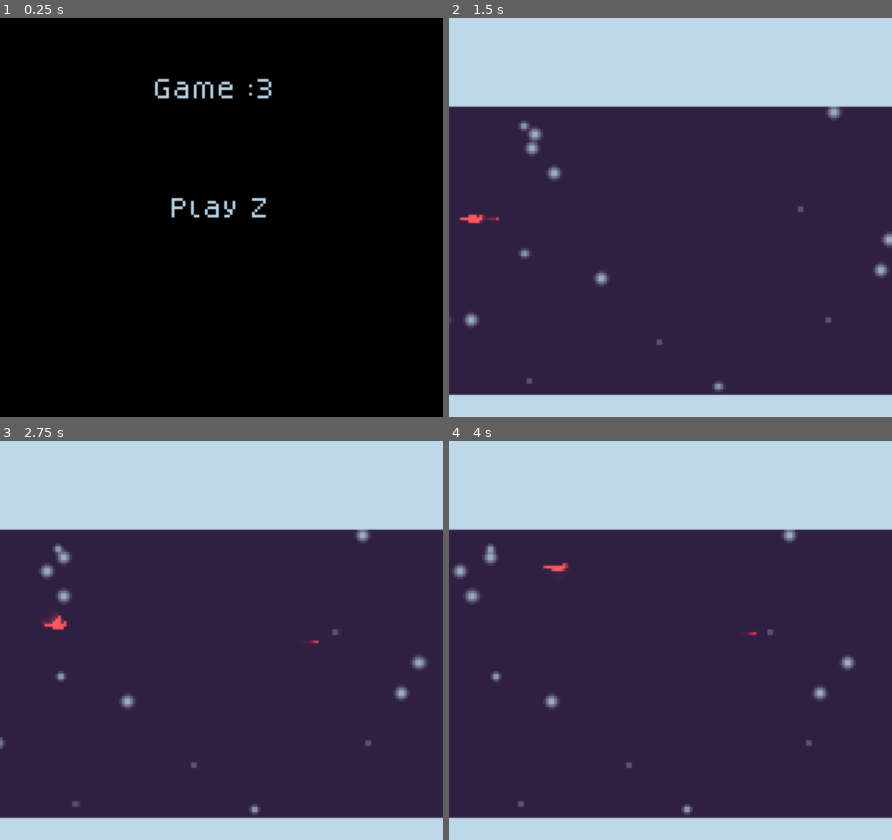
Above: before the commit, frames 1-4 (two rows, left to right).
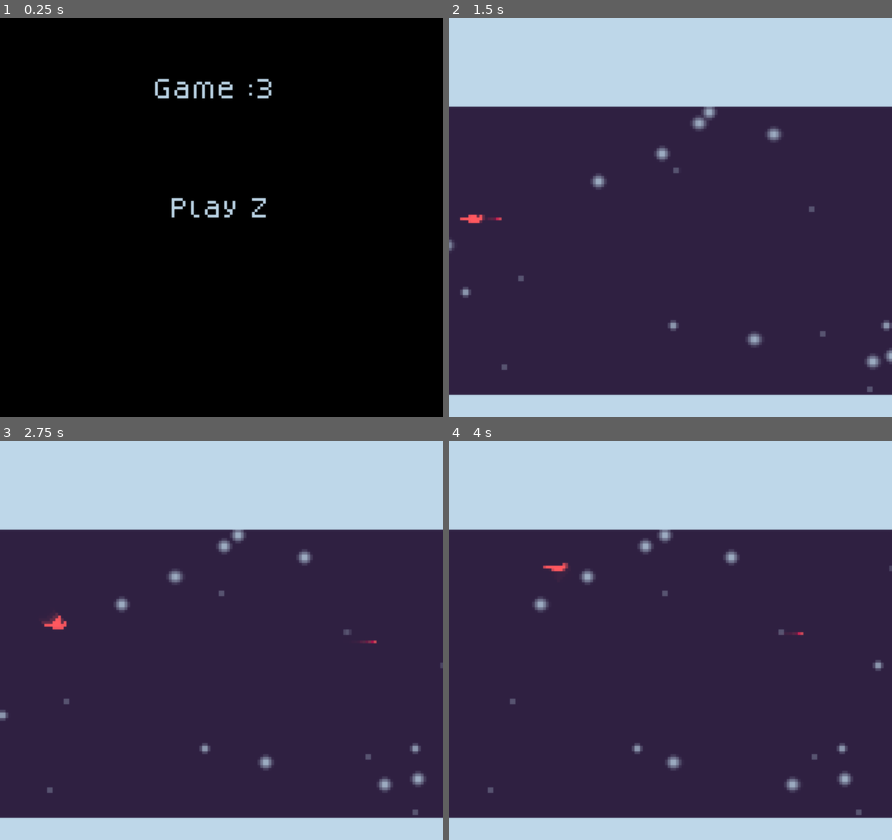
Above: after the commit, the same moments.

Repository: SmallConfusion/Redbird
Game: Godot game, scene res://main.tscn
Same seed, same stepped clock (60 frames per second), same inputs: the game is played once before the commit and once after it. Sound files missing from this copy of the repository are replaced by a short silence.
Inputs:
- Up to frame 1 (0.25 s): no input
- Up to frame 2 (1.5 s): tap Enter at 0.5 s; hold Right (Right) 0.53-1.28 s; hold Down (Fall) 0.53-1.28 s; tap Up (Flap) at 0.77, 1.07 s; tap Space at 1.25 s; hold Left (Left) from 1.28 s (still down); tap Z (Fire) at 1.35 s
- Up to frame 3 (2.75 s): tap Up (Flap) at 1.52, 1.82 s; release Left (Left) at 2.03 s; hold Right (Right) from 2.03 s (still down); hold Down (Fall) from 2.03 s (still down)
- Up to frame 4 (4 s): release Down (Fall) at 2.78 s; tap Z (Fire) at 2.85 s; tap Up (Flap) at 3.02, 3.32, 3.77 s; release Right (Right) at 3.53 s; hold Left (Left) from 3.53 s (still down); hold Down (Fall) from 3.53 s (still down)

The runs differ from the first frame. In frame 2, 1.9% of the frame differs, in the area x 0-100%, y 22-94%; in frame 3, 1.9%; in frame 4, 1.9%.

Commit message:
tweaked things and fixed warnings

Diff:
--- a/debug/big_viewport.gd
+++ b/debug/big_viewport.gd
@@ -5,7 +5,7 @@
 	world_2d = %SubViewport.world_2d
 
 
-func _process(delta):
+func _process(_delta):
 	var cameras = get_tree().get_nodes_in_group("camera")
 
 	if cameras:
--- a/debug/fps_display.gd
+++ b/debug/fps_display.gd
@@ -1,4 +1,4 @@
 extends Label
 
-func _process(delta):
+func _process(_delta):
 	text = "FPS: " + str(Engine.get_frames_per_second())
--- a/game/Player/player.gd
+++ b/game/Player/player.gd
@@ -104,7 +104,7 @@
 
 	_flap(delta)
 
-	accel.x = 0 if is_dead else Input.get_axis("Left", "Right") * horizontal_accel
+	accel.x = 0.0 if is_dead else Input.get_axis("Left", "Right") * horizontal_accel
 
 
 func _apply_velocity():
--- a/game/bullet/bullet.tscn
+++ b/game/bullet/bullet.tscn
@@ -9,7 +9,7 @@
 
 [node name="Bullet" type="Node2D"]
 script = ExtResource("1_yu2ew")
-speed = 1.5
+speed = 1.75
 
 [node name="Sprite2D" type="Sprite2D" parent="."]
 texture = ExtResource("2_fyl01")
--- a/game/hole/hole.tscn
+++ b/game/hole/hole.tscn
@@ -1,13 +1,57 @@
-[gd_scene load_steps=4 format=3 uid="uid://bmr51txifyigr"]
+[gd_scene load_steps=11 format=3 uid="uid://bmr51txifyigr"]
 
 [ext_resource type="Texture2D" uid="uid://bidr6q42puprw" path="res://game/hole/hole.png" id="1_0aeqx"]
 [ext_resource type="Script" path="res://game/hurtbox.gd" id="2_p4xl3"]
+
+[sub_resource type="Gradient" id="Gradient_meey5"]
+interpolation_mode = 2
+offsets = PackedFloat32Array(0, 0.34, 0.685, 1)
+colors = PackedColorArray(1, 1, 1, 0, 0.745098, 0.843137, 0.913725, 1, 0.745098, 0.843137, 0.913725, 1, 0.745098, 0.843137, 0.913725, 0)
+
+[sub_resource type="GradientTexture1D" id="GradientTexture1D_7krxh"]
+gradient = SubResource("Gradient_meey5")
+
+[sub_resource type="Curve" id="Curve_pka2c"]
+max_value = 10.0
+_data = [Vector2(0, 2.52747), 0.0, 0.0, 0, 0, Vector2(1, 8.9011), 0.0, 0.0, 0, 0]
+point_count = 2
+
+[sub_resource type="CurveTexture" id="CurveTexture_jij68"]
+curve = SubResource("Curve_pka2c")
+
+[sub_resource type="Curve" id="Curve_s1agf"]
+max_value = 10.0
+_data = [Vector2(0, 10), 0.0, 0.0, 0, 0, Vector2(1, 0), 0.0, 0.0, 0, 0]
+point_count = 2
+
+[sub_resource type="CurveTexture" id="CurveTexture_0mepa"]
+curve = SubResource("Curve_s1agf")
+
+[sub_resource type="ParticleProcessMaterial" id="ParticleProcessMaterial_owrye"]
+particle_flag_disable_z = true
+emission_shape = 2
+emission_sphere_radius = 27.95
+gravity = Vector3(0, 0, 0)
+radial_accel_min = -60.0
+radial_accel_max = -40.0
+radial_accel_curve = SubResource("CurveTexture_jij68")
+tangential_accel_min = 10.0
+tangential_accel_max = 20.0
+tangential_accel_curve = SubResource("CurveTexture_0mepa")
+damping_min = 67.64
+damping_max = 88.755
+color = Color(1, 1, 1, 0.521569)
+color_ramp = SubResource("GradientTexture1D_7krxh")
 
 [sub_resource type="RectangleShape2D" id="RectangleShape2D_r1fvj"]
 size = Vector2(0.1, 0.1)
 
 [node name="Hole" type="Node2D" groups=["hole"]]
 texture_filter = 1
+
+[node name="GPUParticles2D" type="GPUParticles2D" parent="."]
+process_material = SubResource("ParticleProcessMaterial_owrye")
+preprocess = 1.0
 
 [node name="Sprite2D" type="Sprite2D" parent="."]
 texture = ExtResource("1_0aeqx")
--- a/main.tscn
+++ b/main.tscn
@@ -42,7 +42,7 @@
 
 [sub_resource type="ShaderMaterial" id="ShaderMaterial_eegpy"]
 shader = ExtResource("4_1p6e5")
-shader_parameter/blur_amount = 0.5
+shader_parameter/blur_amount = 0.35
 
 [node name="Control" type="Control"]
 layout_mode = 3
@@ -199,7 +199,7 @@
 
 [node name="Camera2D" type="Camera2D" parent="DebugWindow/SubViewportContainer/SubViewport"]
 
-[node name="ColorRect2" type="ColorRect" parent="."]
+[node name="PostProcessing" type="ColorRect" parent="."]
 material = SubResource("ShaderMaterial_eegpy")
 layout_mode = 1
 anchors_preset = 15
--- a/menu/menu.gd
+++ b/menu/menu.gd
@@ -5,6 +5,6 @@
 func init(scene):
 	scene_manager = scene
 
-func _process(delta):
+func _process(_delta):
 	if Input.is_action_just_pressed("Fire"):
 		scene_manager.load_level()
--- a/vfx/stars/star.gd
+++ b/vfx/stars/star.gd
@@ -21,8 +21,8 @@
 func init(on_screen : bool):
 	randomize()
 
-	var y = randi_range(min_y, max_y)
-	var x = randi_range(min_x, max_x) if on_screen else max_x
+	var y = randf_range(min_y, max_y)
+	var x = randf_range(min_x, max_x) if on_screen else max_x
 
 	x += camera.position.x
 
